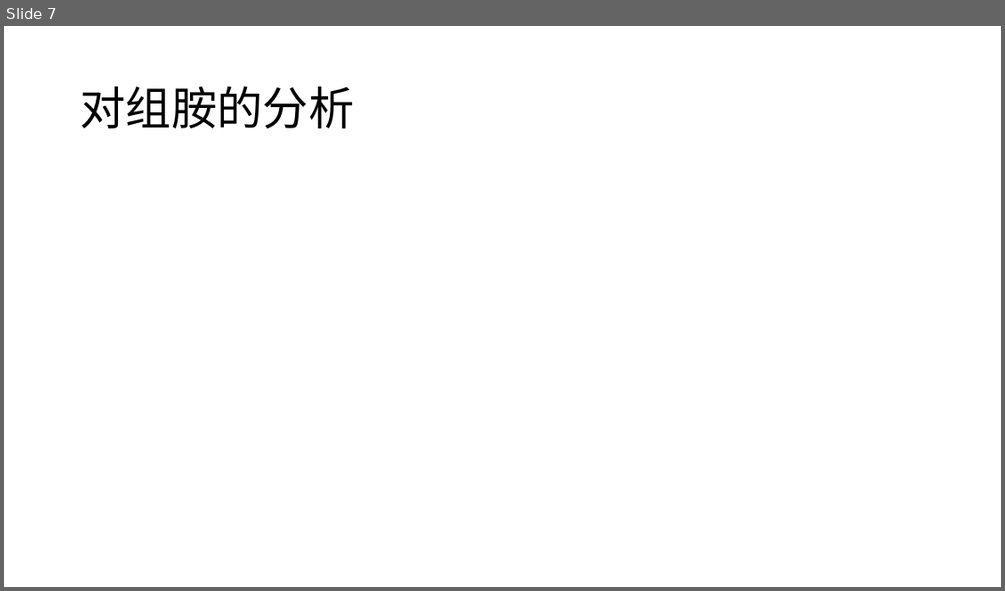
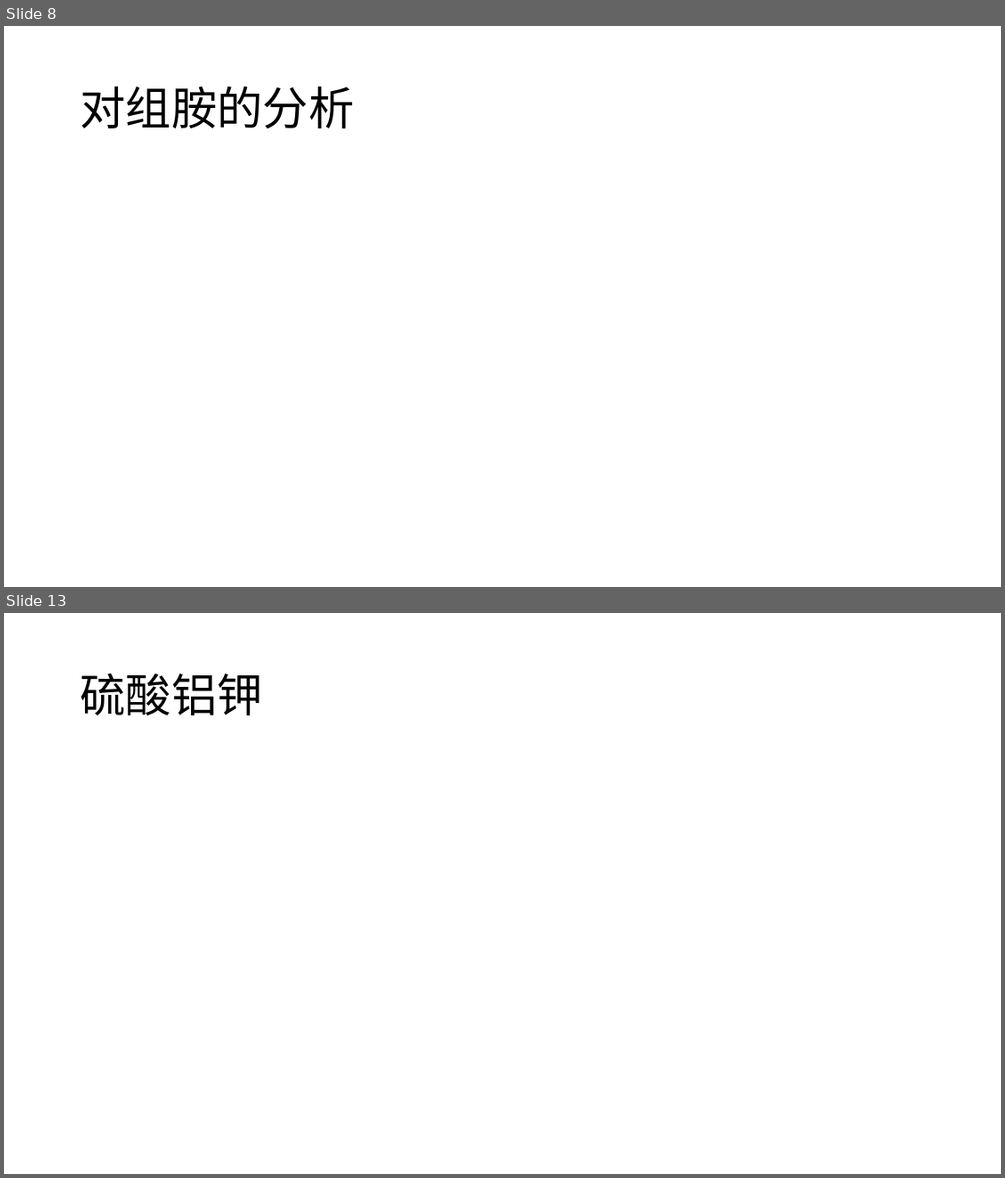
Before and after one commit to yuanjingsong/MCM_Homework, a slide deck: PreG21.pptx. Shown one above the other, each under a label of ours: slide 7 before the commit, slides 8 and 13 after it; the slides between them are not shown. The pictures are 1005x591 and 1005x1178 pixels, drawn with LibreOffice and Linux fonts; fonts in the diff are those of the drawing; grey boxes stand for pictures. Boxes give left, top, right and bottom in pixels: in the first picture for what was removed or moved away, otherwise in the second. Text is boxed around its words. In the diff, an @@ line names an element or a change of style, - is before the commit and + after.

```diff
--- a/PreG21.pptx
+++ b/PreG21.pptx
@@ slide 13 added at <box>4,613,1001,1174</box>, background #FFFFFF @@
@@ title added at <box>80,673,262,715</box>, 44 pt, text #000000 @@
+硫酸铝钾
@@ what was slide 7 is now slide 8 @@
```
Also in this commit, not shown: 3 slides changed, 16 other slides added, 2 other files.
